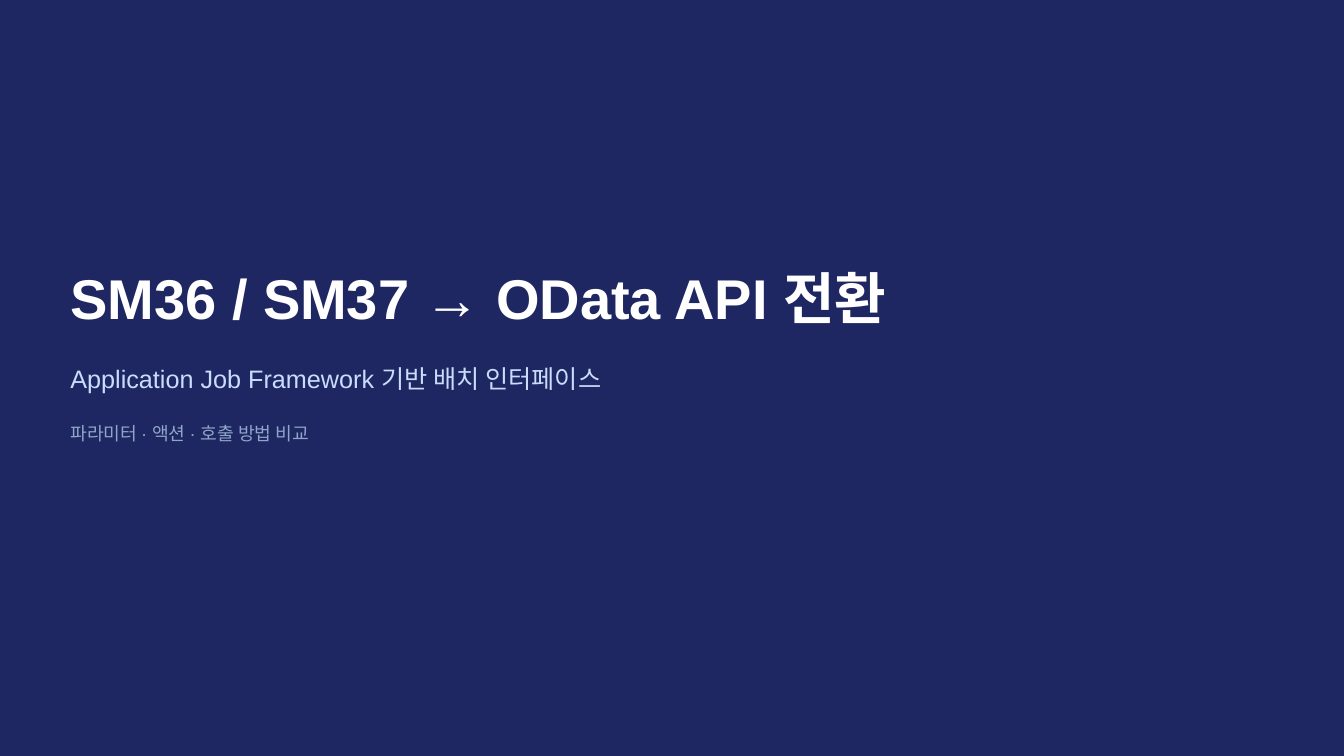
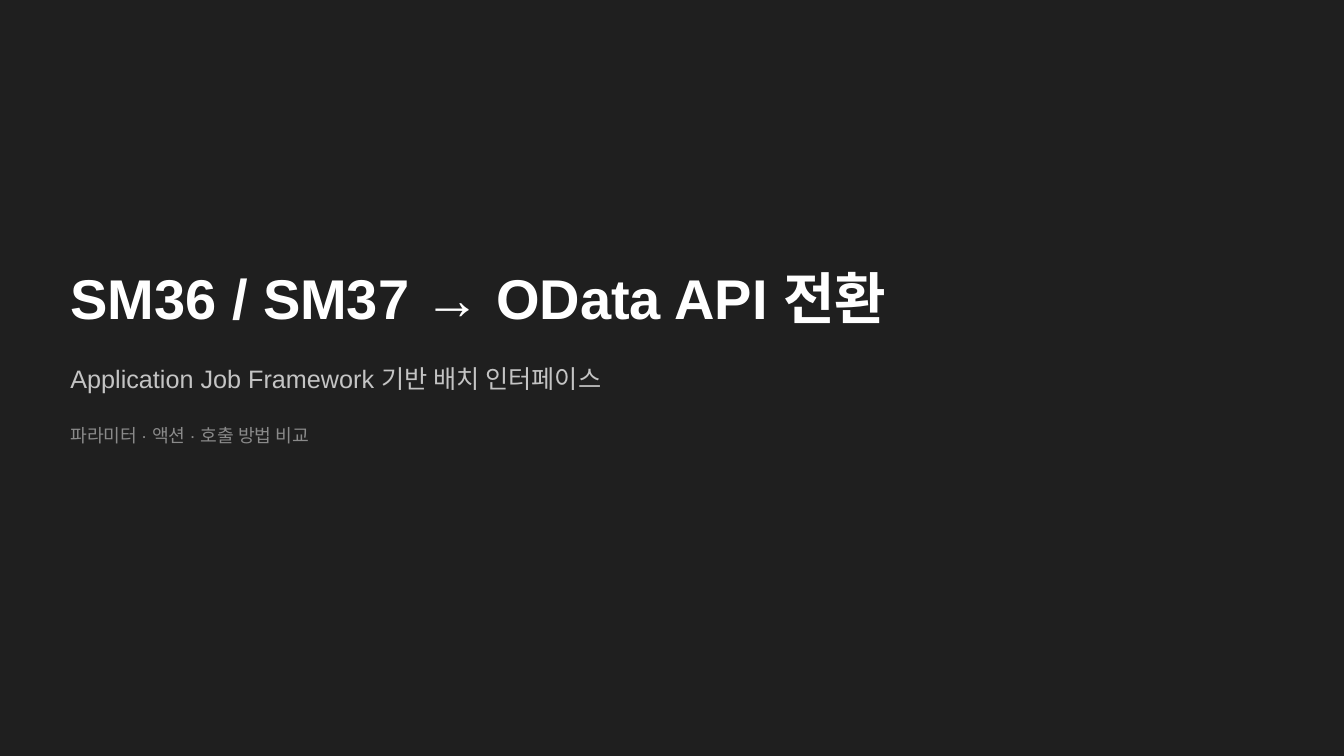
Before and after one commit to i0099222-cmd/ai, a slide deck: slide 1 of abap/zbc_job/SM36_to_OData_회의자료.pptx. Drawn at 1344x756 pixels with LibreOffice and Linux fonts; fonts in the diff are those of the drawing. Boxes give left, top, right and bottom in pixels: in the first picture for what was removed or moved away, otherwise in the second. Text is boxed around its words. In the diff, an @@ line names an element or a change of style, - is before the commit and + after.

```diff
--- a/abap/zbc_job/SM36_to_OData_회의자료.pptx
+++ b/abap/zbc_job/SM36_to_OData_회의자료.pptx
@@ background #1E2761 to #1F1F1F @@
@@ text "Application Job Framework 기반 배치 ..." at box(70, 367, 601, 393): text colour #CADCFC to #C4C4C4 @@
@@ text "파라미터 · 액션 · 호출 ..." at box(70, 427, 309, 444): text colour #8FA5C9 to #8A8A8A @@
```
Also in this commit, not shown: 8 other slides changed, 1 slide added.
